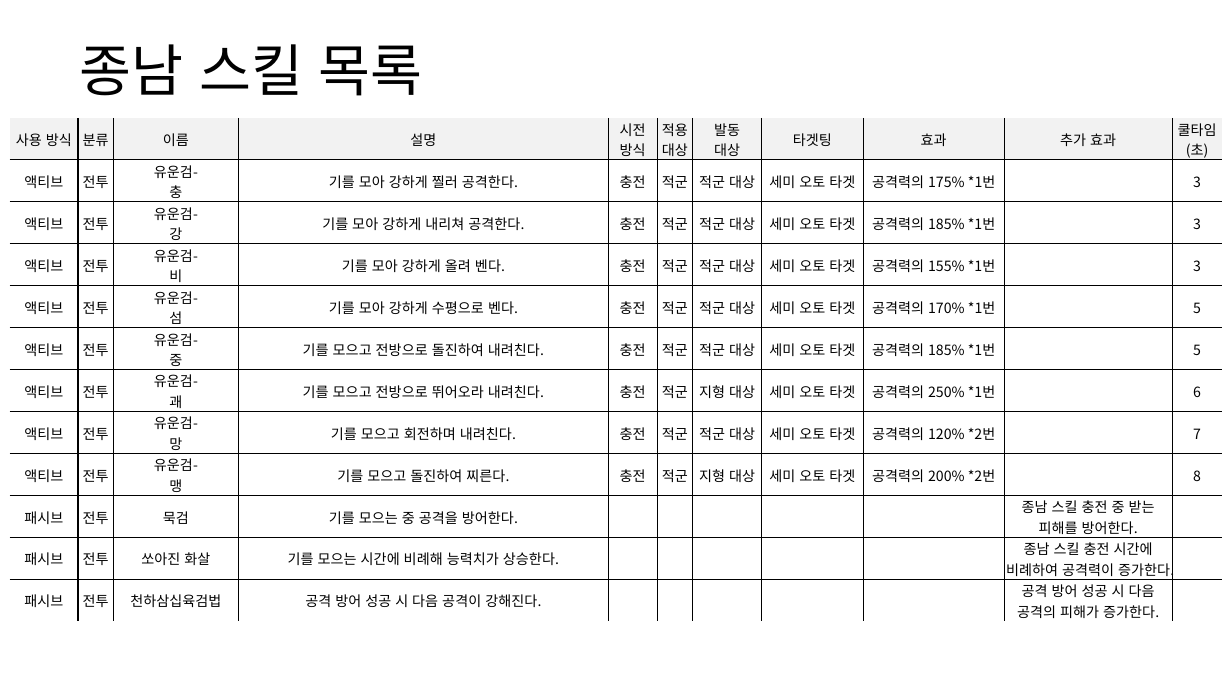
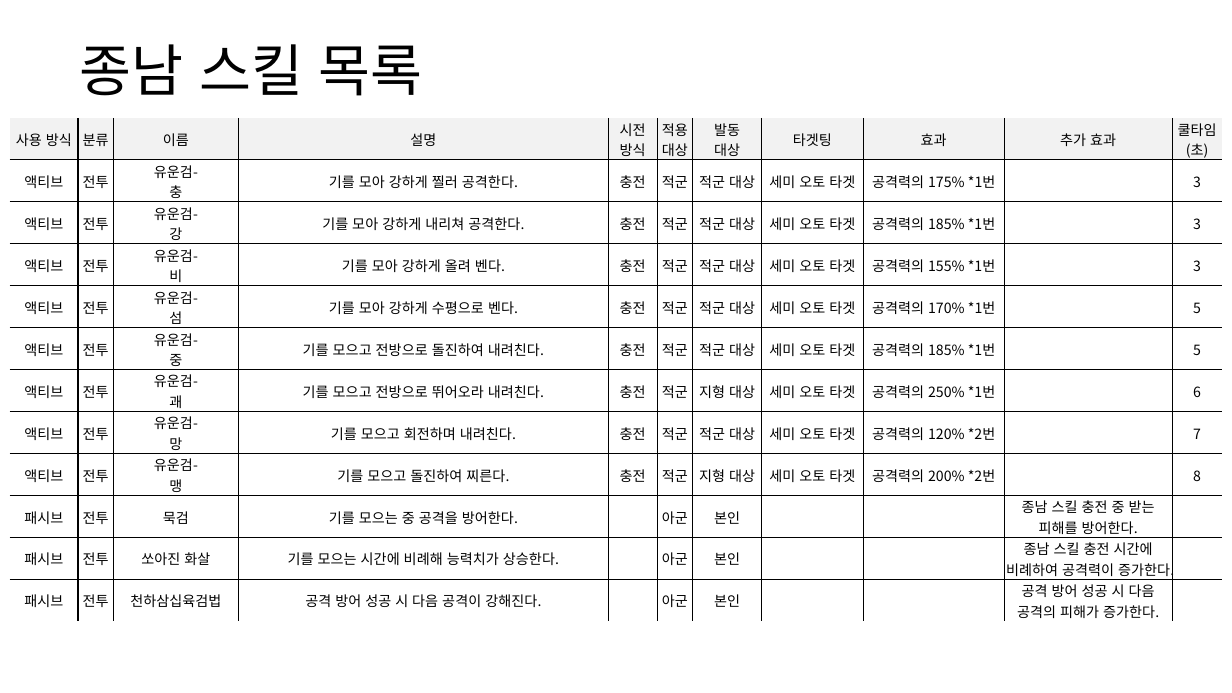
Before and after one commit to yjk0401/unityenginebasic_9th, a slide deck: slide 24 of 기획/방랑엽사전/스킬 기획서.pptx. Drawn at 1232x693 pixels with LibreOffice and Linux fonts; fonts in the diff are those of the drawing. Boxes give left, top, right and bottom in pixels: in the first picture for what was removed or moved away, otherwise in the second. Text is boxed around its words. In the diff, an @@ line names an element or a change of style, - is before the commit and + after.

```diff
--- a/기획/방랑엽사전/스킬 기획서.pptx
+++ b/기획/방랑엽사전/스킬 기획서.pptx
@@ table at (10, 118, 1224, 622) @@
-row 10, column 6: 
+row 10, column 6: 아군
-row 10, column 7: 
+row 10, column 7: 본인
-row 11, column 6: 
+row 11, column 6: 아군
-row 11, column 7: 
+row 11, column 7: 본인
-row 12, column 6: 
+row 12, column 6: 아군
-row 12, column 7: 
+row 12, column 7: 본인
```
Also in this commit, not shown: 10 other slides changed, 2 slides added, 1 other file.
